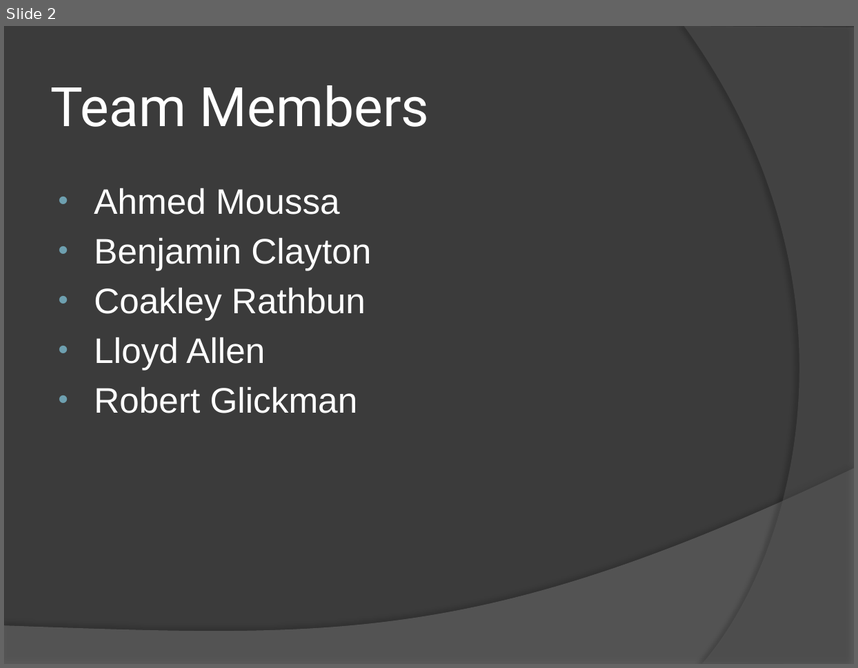
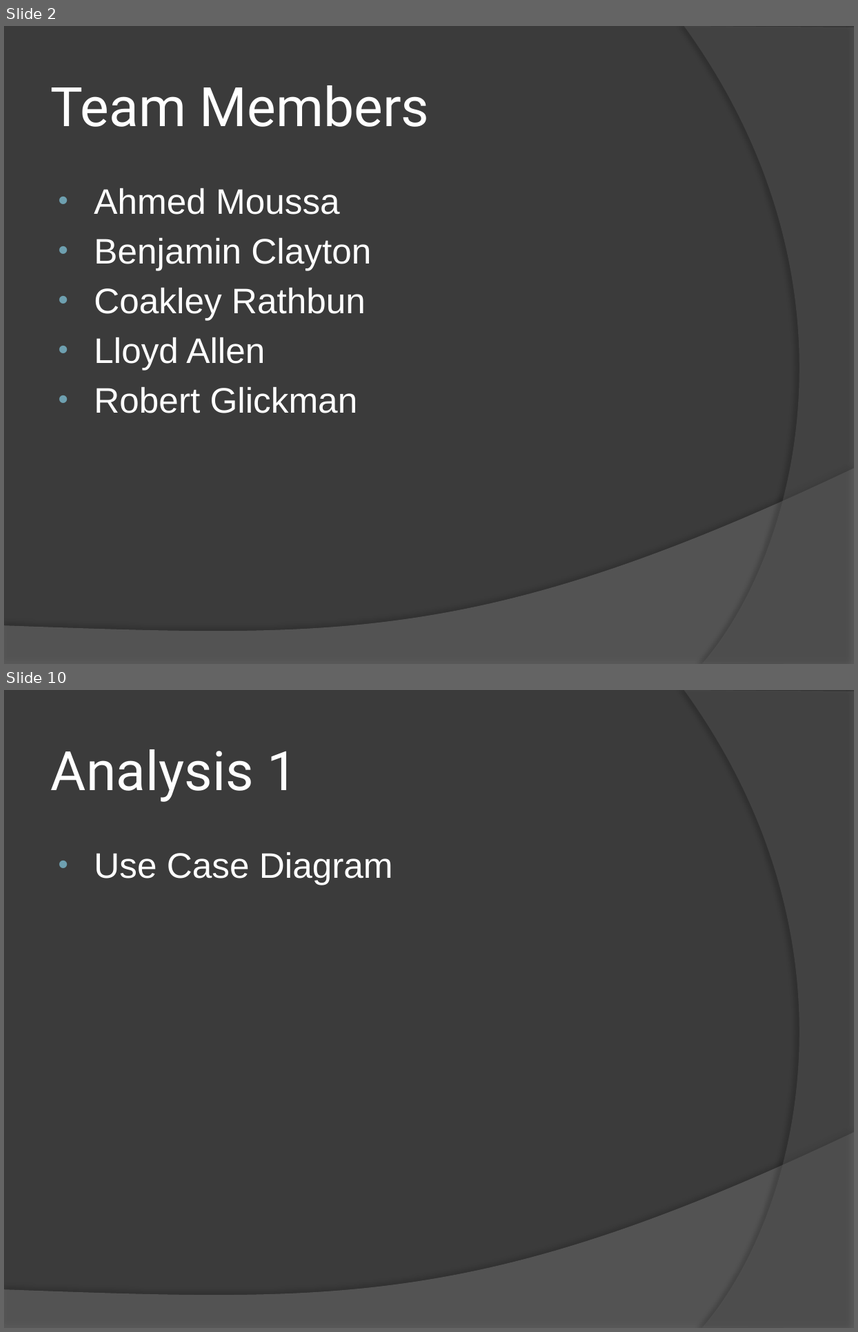
Before and after one commit to bsclayt1/CSE360-Project, a slide deck: Presentation/Presentation.pptx. Shown one above the other, each under a label of ours: slide 2 before the commit, slides 2 and 10 after it; the slides between them are not shown. The pictures are 858x668 and 858x1332 pixels, drawn with LibreOffice and Linux fonts; fonts in the diff are those of the drawing. Boxes give left, top, right and bottom in pixels: in the first picture for what was removed or moved away, otherwise in the second. Text is boxed around its words. In the diff, an @@ line names an element or a change of style, - is before the commit and + after.

```diff
--- a/Presentation/Presentation.pptx
+++ b/Presentation/Presentation.pptx
@@ slide 10 added at (x1=4, y1=690, x2=854, y2=1328), background #3B3B3B; not listed: 2 template elements that a slide beside it also shows @@
@@ title added at (x1=51, y1=749, x2=297, y2=802), 46 pt, text #FFFFFF @@
+Analysis 1
@@ text added at (x1=94, y1=852, x2=393, y2=885), 30 pt, text #FFFFFF @@
+• Use Case Diagram
```
Also in this commit, not shown: 13 other slides added, 14 slides removed.
